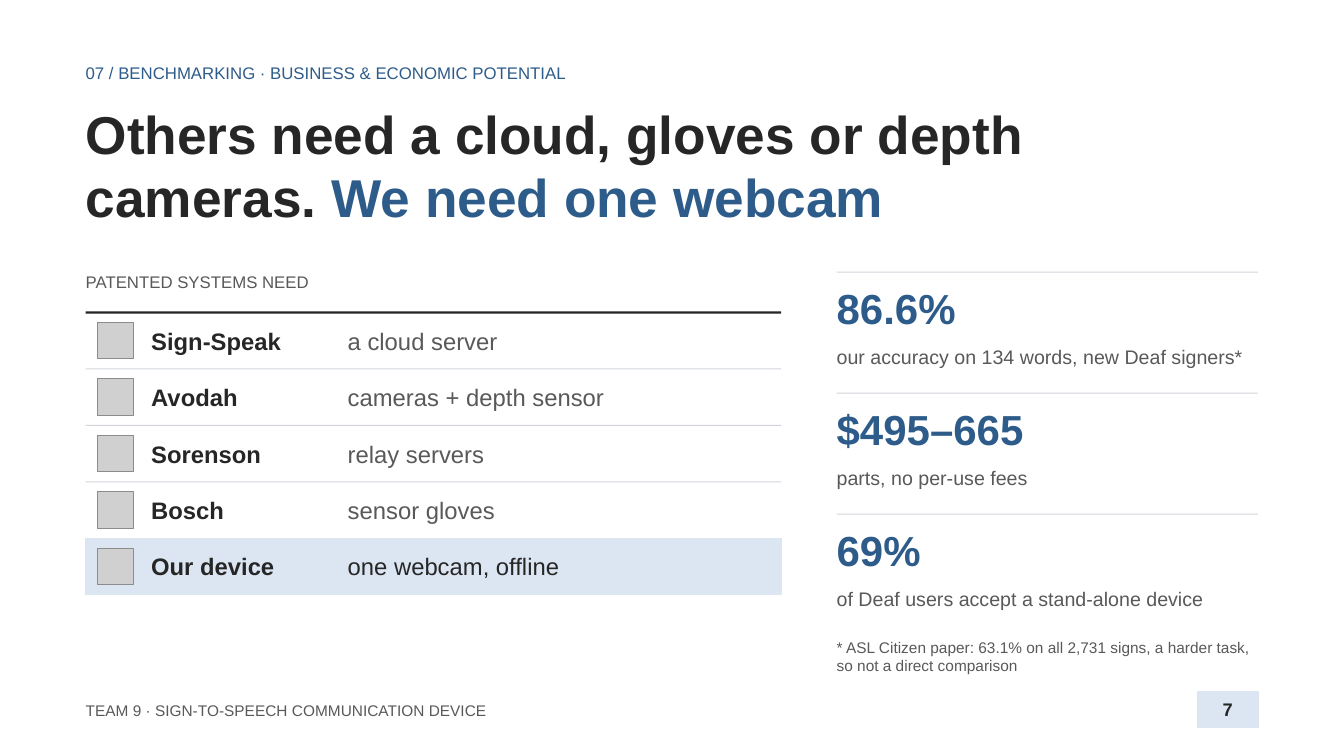
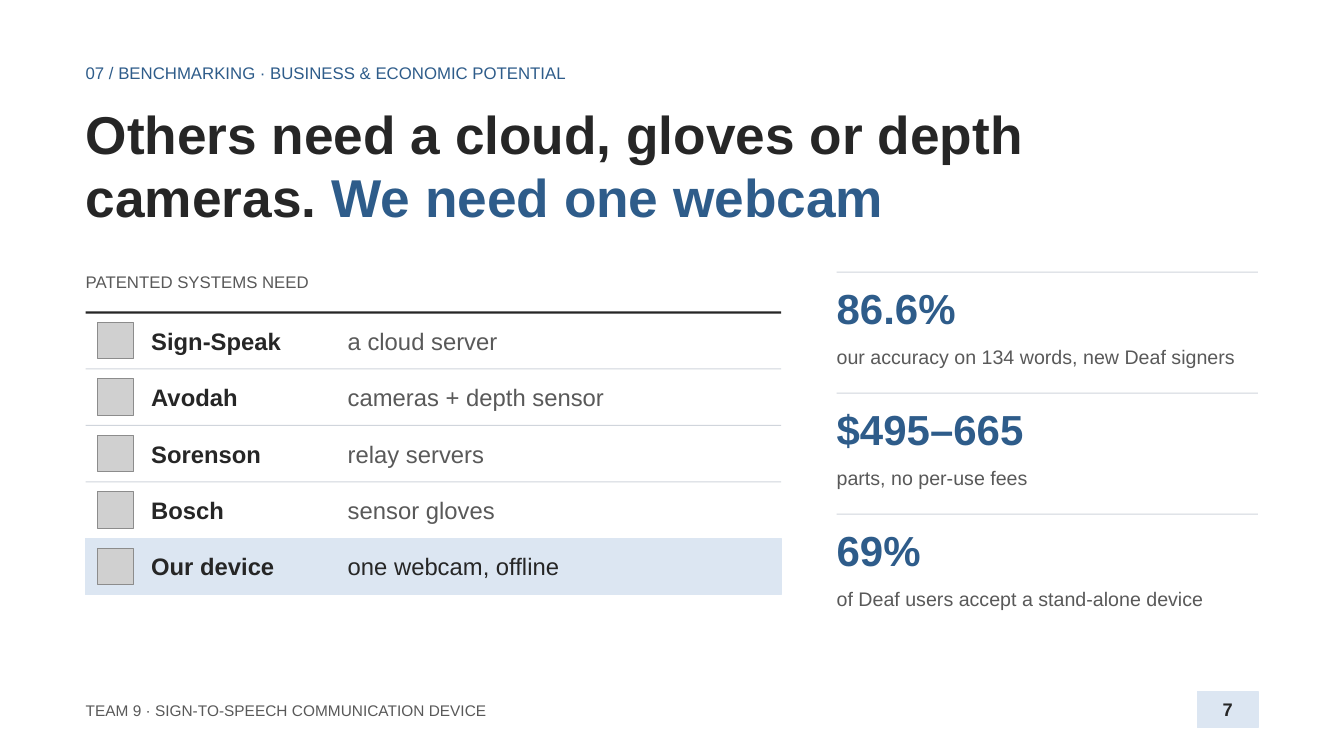
Before and after one commit to anxious956/Multilingual-Sign-to-Speech-Communication-Device, a slide deck: slide 7 of docs/presentation/Team9_Proposal_Presentation.pptx. Drawn at 1344x756 pixels with LibreOffice and Linux fonts; fonts in the diff are those of the drawing; grey boxes stand for pictures. Boxes give left, top, right and bottom in pixels: in the first picture for what was removed or moved away, otherwise in the second. Text is boxed around its words. In the diff, an @@ line names an element or a change of style, - is before the commit and + after.

```diff
--- a/docs/presentation/Team9_Proposal_Presentation.pptx
+++ b/docs/presentation/Team9_Proposal_Presentation.pptx
@@ text at (837, 350, 1234, 368): text changed @@
-our accuracy on 134 words, new Deaf signers*
+our accuracy on 134 words, new Deaf signers
@@ text removed at (837, 642, 1250, 674) @@
-* ASL Citizen paper: 63.1% on all 2,731 signs, a harder task, so not a direct comparison
```
Also in this commit, not shown: 1 other file.
